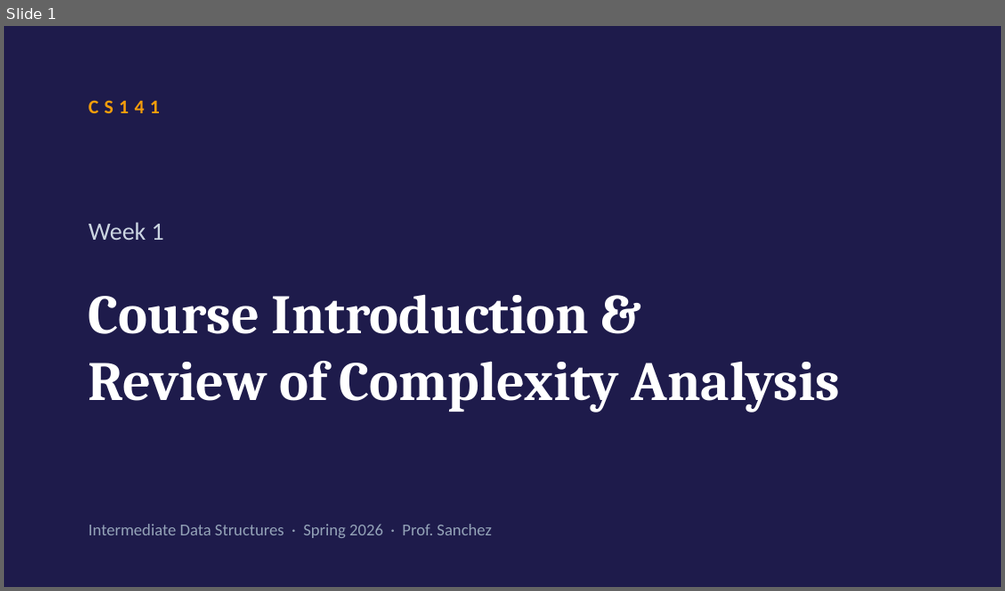
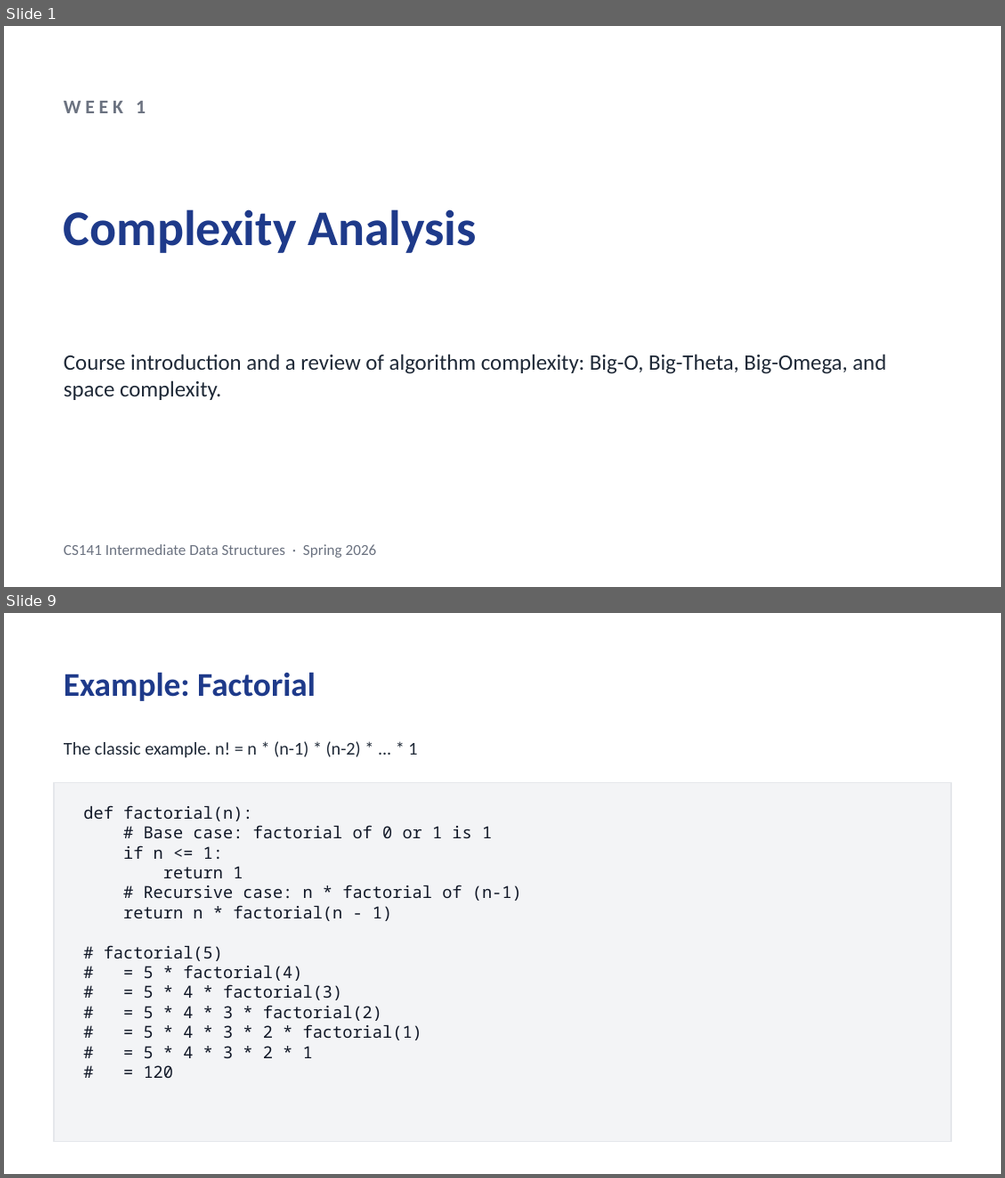
Before and after one commit to anishkancherla/stitch, a slide deck: samples/lectures/Week1_ComplexityAnalysis.pptx. Shown one above the other, each under a label of ours: slide 1 before the commit, slides 1 and 9 after it; the slides between them are not shown. The pictures are 1005x591 and 1005x1178 pixels, drawn with LibreOffice and Linux fonts; fonts in the diff are those of the drawing. Boxes give left, top, right and bottom in pixels: in the first picture for what was removed or moved away, otherwise in the second. Text is boxed around its words. In the diff, an @@ line names an element or a change of style, - is before the commit and + after.

```diff
--- a/samples/lectures/Week1_ComplexityAnalysis.pptx
+++ b/samples/lectures/Week1_ComplexityAnalysis.pptx
@@ slide 9 added at <box>4,613,1001,1174</box>, background #FFFFFF @@
@@ text added at <box>64,672,316,701</box>, 24 pt, text #1E3A8A, bold @@
+Example: Factorial
@@ text added at <box>64,741,417,758</box>, 13 pt, text #1F2937 @@
+The classic example. n! = n * (n-1) * (n-2) * ... * 1
@@ rectangle added at <box>54,782,951,1142</box>, fill #F3F4F6, outline #E5E7EB 1 pt @@
@@ text added at <box>83,805,522,1078</box>, 12 pt, text #111827 @@
+def factorial(n):
+# Base case: factorial of 0 or 1 is 1
+if n <= 1:
+return 1
+# Recursive case: n * factorial of (n-1)
+return n * factorial(n - 1)
+# factorial(5)
+# = 5 * factorial(4)
+# = 5 * 4 * factorial(3)
+# = 5 * 4 * 3 * factorial(2)
+# = 5 * 4 * 3 * 2 * factorial(1)
+# = 5 * 4 * 3 * 2 * 1
+# = 120
@@ slide 1 changed as well @@
@@ background #1E1B4B to #FFFFFF @@
@@ text at <box>64,101,146,113</box>: text changed; size 18 to 14 pt; text colour #CBD5E1 to #6B7280; bold on @@
-Week 1
+WEEK 1
@@ text removed at <box>89,100,160,113</box> @@
-CS141
@@ text added at <box>64,209,477,253</box>, 36 pt, text #1E3A8A, bold @@
+Complexity Analysis
@@ text at <box>64,354,886,400</box>: text changed; size 40 to 16 pt; font Cambria to Calibri; text colour #FFFFFF to #1F2937; bold off @@
-Course Introduction &
-Review of Complexity Analysis
+Course introduction and a review of algorithm complexity: Big-O, Big-Theta, Big-Omega, and space complexity.
@@ text at <box>64,544,377,557</box>: text changed; size 12 to 11 pt; text colour #94A3B8 to #6B7280 @@
-Intermediate Data Structures · Spring 2026 · Prof. Sanchez
+CS141 Intermediate Data Structures · Spring 2026
```
Also in this commit, not shown: 1 other slide changed, 27 other slides added, 10 slides removed, 26 other files.
